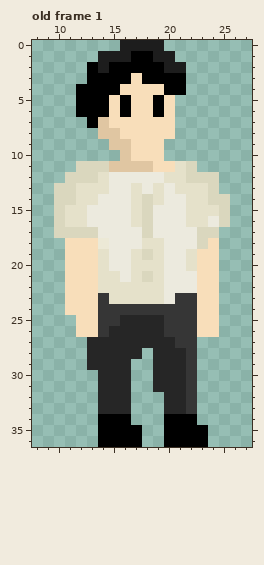
Pixel-art file, stored at 2024rpijam/sprites/the_fellow.aseprite. Above, as it was before the edit.
37x37 pixels, 1 frame. Shown: old frame 1: x 8..27, y 0..36. The commit also changed other frames, which this record leaves out.
Once edited:
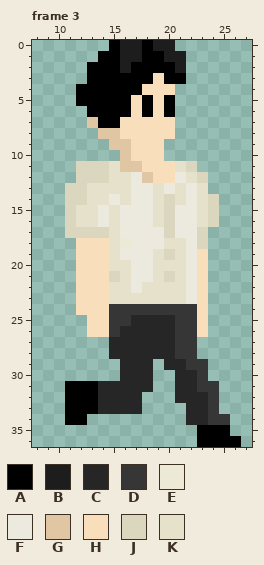
Palette (. is transparent): A #000000  B #1d1d1d  C #262626  D #363636  E #ece9d6  F #eceade  G #e0c6a2  H #f8deba  J #dad7be  K #e5e1ca
A new or re-ordered frame is compared with the old frame closest to it.
From old to new:
frames 1 -> 3
Frame 3 is new; against old frame 1:
The author put colour A in row 0 at x 15; in rows 31 to 33 at x 11 to 13; in row 34 at x 11 to 12; in row 35 at x 24 to 25; in row 36 at x 24 to 26.
Colour B becomes colour A in row 0 at x 18; in row 1 at x 14 to 15 and 19; in row 2 at x 14 and 20.
Colour G becomes colour A in row 7 at x 14.
Colour H becomes colour A in row 3 at x 17; in row 4 at x 16 to 17; in rows 5 to 6 at x 15, 18 and 20; in row 7 at x 15.
The author put colour B in row 0 at x 20; in row 1 at x 21.
Colour A becomes colour B in row 1 at x 17; in row 2 at x 16.
The author put colour C in row 28 at x 18; in rows 29 to 31 at x 17 to 18; in rows 32 to 33 at x 17 and 23; in row 34 at x 23.
Colour A becomes colour C in row 34 at x 22.
Colour D becomes colour C in rows 25 to 26 at x 20; in rows 30 to 33 at x 22.
The author put colour D in rows 29 to 30 at x 23; in row 31 at x 23 to 24; in rows 32 to 33 at x 24; in row 34 at x 24 to 25.
Colour C becomes colour D in row 25 at x 16; in row 26 at x 15; in row 28 at x 21.
Colour F becomes colour E in row 18 at x 16.
Colour D becomes colour F in row 23 at x 22.
Colour J becomes colour F in rows 14 to 17 at x 18; in row 19 at x 18; in row 21 at x 18.
Colour K becomes colour F in row 12 at x 21; in rows 13 to 16 at x 17 and 22; in row 18 at x 18 to 19; in row 19 at x 17 and 22; in row 20 at x 17 to 18 and 22; in rows 21 to 22 at x 17.
Colour A becomes colour G in row 7 at x 13.
Colour F becomes colour G in row 12 at x 18.
Colour A becomes colour H in row 3 at x 19; in row 4 at x 20; in rows 5 to 6 at x 19.
Colour D becomes colour H in rows 23 to 26 at x 14.
Colour E becomes colour H in row 18 at x 14.
Colour F becomes colour H in row 12 at x 19.
Colour G becomes colour H in row 11 at x 18.
Colour K becomes colour H in row 12 at x 20; in rows 19 to 22 at x 14.
Colour F becomes colour J in rows 14 to 15 at x 20; in row 16 at x 20 and 24; in row 17 at x 14 and 20; in row 19 at x 20; in row 21 at x 20.
Colour K becomes colour J in row 12 at x 14; in rows 13 to 14 at x 12; in row 15 at x 11 and 24; in row 16 at x 11; in row 21 at x 15.
Colour D becomes colour K in row 23 at x 21.
Colour F becomes colour K in rows 12 to 13 at x 15 to 16; in row 14 at x 14, 16 and 21; in rows 15 to 16 at x 13, 15 and 19; in row 17 at x 15; in row 18 at x 15 and 20 to 21; in row 19 at x 15 and 21.
Colour F becomes colour K in row 20 at x 15 to 16 and 20 to 21; in row 21 at x 16 and 21; in row 22 at x 20 to 21; in row 23 at x 20.
Colour G becomes colour K in row 11 at x 15.
Colour J becomes colour K in row 12 at x 22.
Colour A is removed in row 4 at x 21; in row 6 at x 12; in row 34 at x 14 to 16 and 20 to 21; in rows 35 to 36 at x 14 to 17 and 20 to 22.
Colour C is removed in rows 27 to 28 at x 13 to 14; in row 29 at x 13 to 15 and 19; in row 30 at x 14 to 15 and 19 to 20; in row 31 at x 19 to 20; in row 32 at x 20; in row 33 at x 20 to 21.
Colour H is removed in rows 18 to 24 at x 11 and 24; in rows 25 to 26 at x 12 and 24.
Colour J is removed in row 12 at x 11 and 24; in row 13 at x 10 and 24; in rows 14 to 16 at x 10 and 25; in row 17 at x 10 and 24.
Changed places in both pictures, as pixel boxes (x1, y1, x2, y2):
changed: (54, 40, 241, 447)
